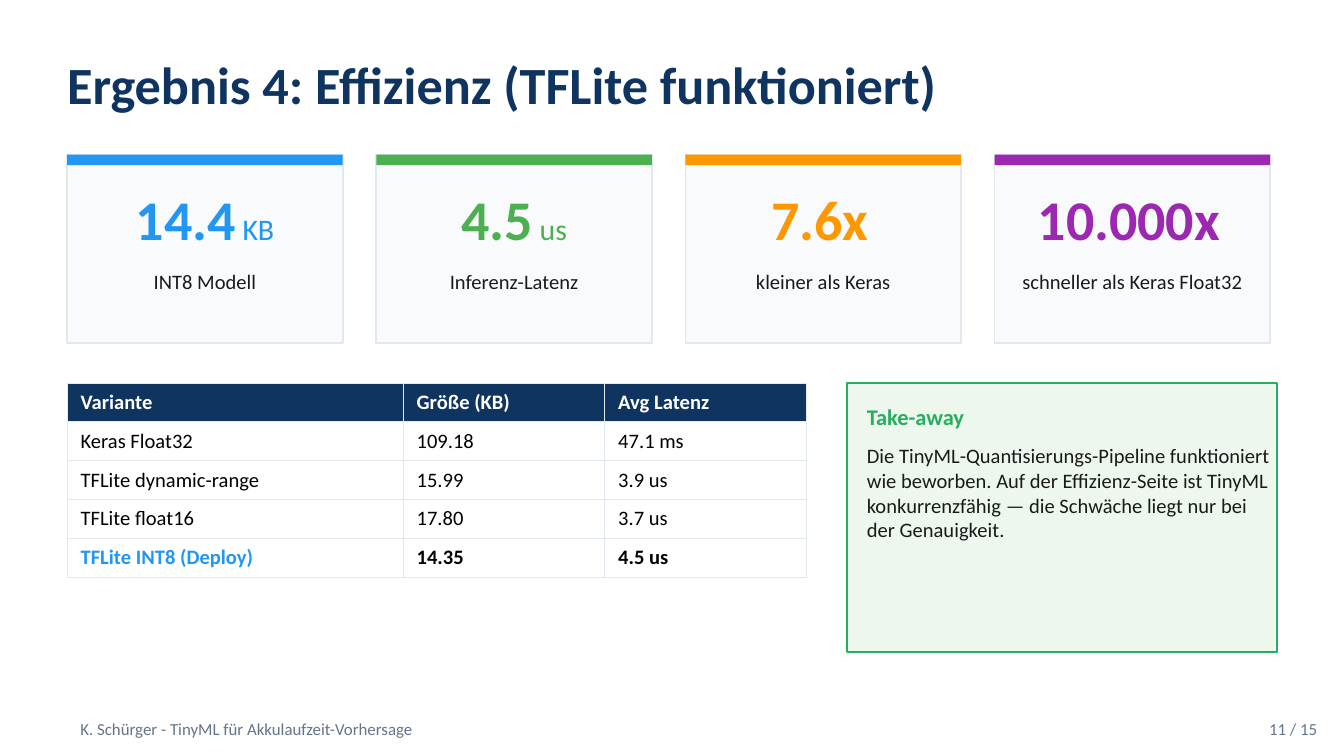
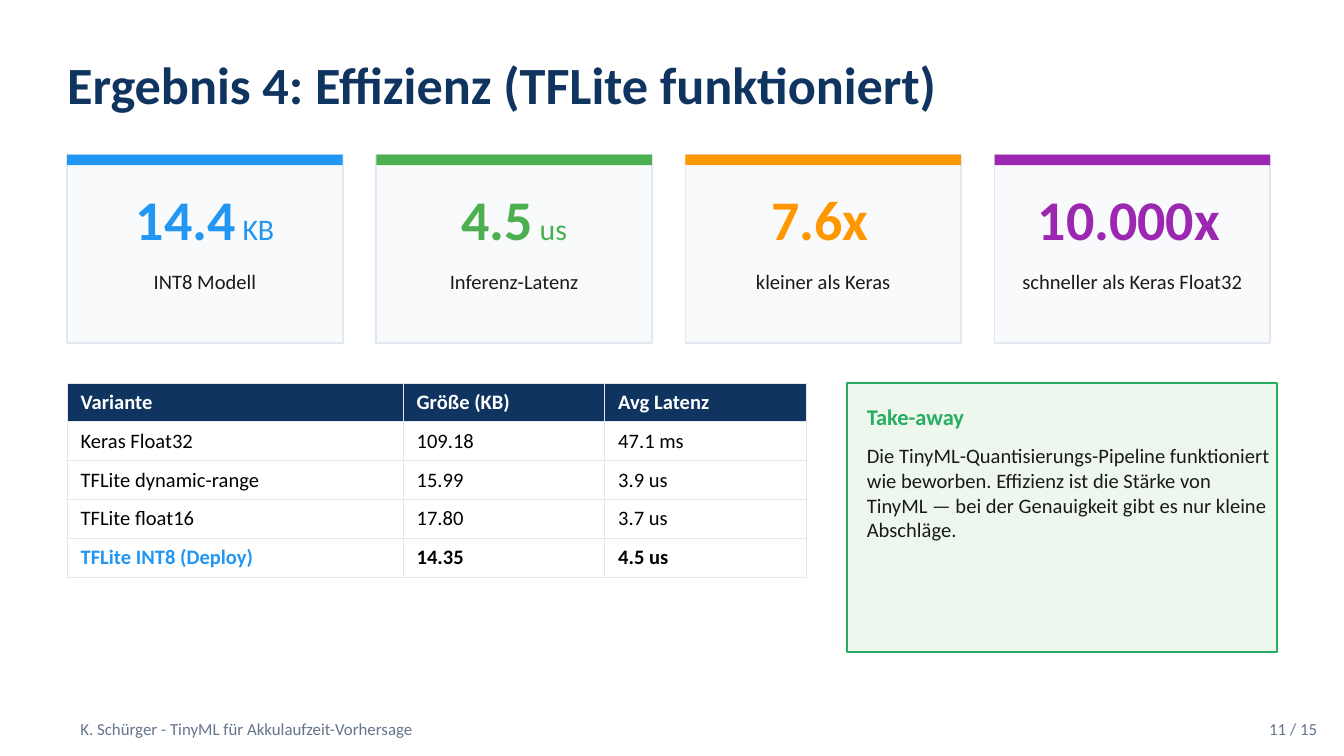
Before and after one commit to Keno-fsdf/HandyUsageRepo, a slide deck: slide 11 of paper/Paper_Verteidigung.pptx. Drawn at 1344x756 pixels with LibreOffice and Linux fonts; fonts in the diff are those of the drawing. Boxes give left, top, right and bottom in pixels: in the first picture for what was removed or moved away, otherwise in the second. Text is boxed around its words. In the diff, an @@ line names an element or a change of style, - is before the commit and + after.

```diff
--- a/paper/Paper_Verteidigung.pptx
+++ b/paper/Paper_Verteidigung.pptx
@@ text at <box>867,448,1269,541</box>: text changed @@
-Die TinyML-Quantisierungs-Pipeline funktioniert wie beworben. Auf der Effizienz-Seite ist TinyML konkurrenzfähig — die Schwäche liegt nur bei der Genauigkeit.
+Die TinyML-Quantisierungs-Pipeline funktioniert wie beworben. Effizienz ist die Stärke von TinyML — bei der Genauigkeit gibt es nur kleine Abschläge.
```
Also in this commit, not shown: 1 other file.
